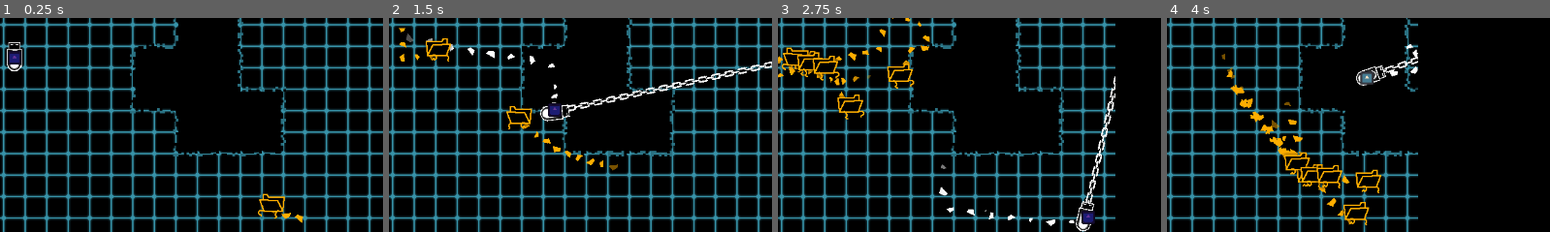
Above: before the commit, frames 1-4 (left to right).
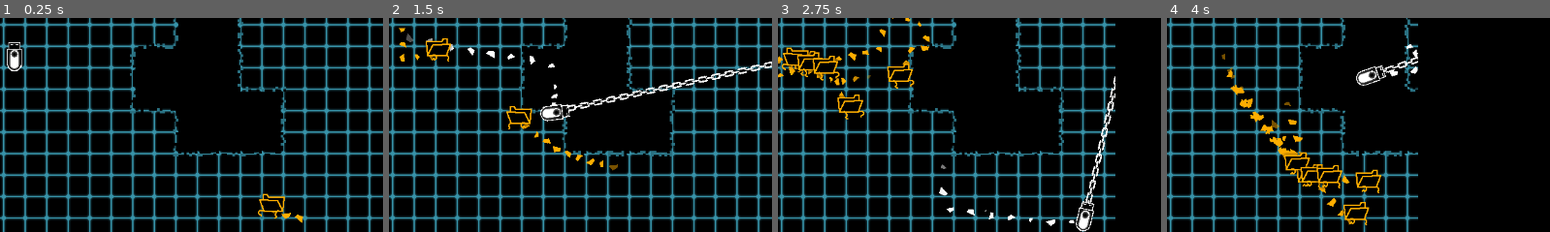
Above: after the commit, the same moments.

Repository: SomeSortOfSam/Hardest_Drive
Game: Godot game, scene res://scenes/gamplay.tscn
Two runs of this game, one before a commit and one after it. Both use one fixed random seed, a clock stepped at 60 frames per second and the inputs below. The engine's default icon, where the game draws it, is replaced by a stand-in: a white triangle on a blue panel in a dark square. Sound files missing from this copy of the repository are replaced by a short silence.
Inputs (mouse positions are % of the whole screen's width and height, from its top left):
- Up to frame 1 (0.25 s): no input
- Up to frame 2 (1.5 s): move the mouse to (72, 45) at 0.52 s; hold D (player_right) 0.53-1.28 s; click (72, 45) at 0.67 s; move the mouse to (30, 55) at 1.27 s; hold S (player_down) from 1.28 s (still down); click (30, 55) at 1.42 s
- Up to frame 3 (2.75 s): move the mouse to (60, 27) at 2.02 s; release S (player_down) at 2.03 s; hold D (player_right) from 2.03 s (still down); click (60, 27) at 2.17 s
- Up to frame 4 (4 s): move the mouse to (45, 70) at 2.77 s; release D (player_right) at 2.78 s; hold W (player_up) 2.78-3.53 s; click (45, 70) at 2.92 s; move the mouse to (80, 65) at 3.52 s; hold A (player_left) from 3.53 s (still down); click (80, 65) at 3.67 s
The pictures show only the part of the screen within x 44-94%, y 41-91%; the shares and areas given below are measured in that part.

The runs differ from the first frame. In frame 1, 0.2% of the frame differs, in the area x 2-6%, y 15-22%; in frame 2, 0.2%; in frame 3, 0.2%, in the area x 79-83%, y 90-97%; in frame 4, 0.2%.

Commit message:
Fixed that player could trap self in aspect ratio

Diff:
--- a/scenes/gamplay.tscn
+++ b/scenes/gamplay.tscn
@@ -1113,4 +1113,5 @@
 [node name="EnemySpawner9" parent="." instance=ExtResource("6_yhgw7")]
 position = Vector2(291, 93)
 
+[connection signal="pull_failed" from="." to="TileMap/Player" method="stop_harpoon"]
 [connection signal="player_pull_requested" from="Camera2D/LetterboxCollider" to="." method="_on_letterbox_collider_player_pull_requested"]
--- a/scenes/player.tscn
+++ b/scenes/player.tscn
@@ -7,7 +7,6 @@
 [ext_resource type="Texture2D" uid="uid://bmosig3ogd0pl" path="res://assets/chain.png" id="3_6sanu"]
 [ext_resource type="Texture2D" uid="uid://u8hxjcct1lw3" path="res://assets/drive_toggle.png" id="4_up6xg"]
 [ext_resource type="Texture2D" uid="uid://bq4w6aoshfec0" path="res://assets/ParticleLine.png" id="5_srnni"]
-[ext_resource type="Texture2D" uid="uid://bakv4suv6mptr" path="res://icon.svg" id="8_1yueg"]
 
 [sub_resource type="Gradient" id="Gradient_e2cr0"]
 offsets = PackedFloat32Array(0.814815, 1)
@@ -339,11 +338,6 @@
 [node name="CollisionShape2D" type="CollisionShape2D" parent="TileMapCheck"]
 shape = SubResource("CircleShape2D_hcu1o")
 
-[node name="Sprite2D" type="Sprite2D" parent="TileMapCheck"]
-position = Vector2(-3.8147e-06, 0.999996)
-scale = Vector2(0.15625, 0.15625)
-texture = ExtResource("8_1yueg")
-
 [connection signal="area_entered" from="HitBox" to="." method="_on_hit_box_area_entered"]
 [connection signal="body_entered" from="TileMapCheck" to="." method="_on_tile_map_check_body_entered"]
 [connection signal="body_exited" from="TileMapCheck" to="." method="_on_tile_map_check_body_exited"]
--- a/scripts/border_camera.gd
+++ b/scripts/border_camera.gd
@@ -12,6 +12,7 @@
 var minimum_inner_rect : Rect2
 var inner_rect : Rect2
 
+signal pull_failed
 
 func _ready():
 	call_deferred("call_deferred","recalculate_offsets")
@@ -94,13 +95,23 @@
 	direction = deg_to_rad(round(rad_to_deg(direction)))
 	var side_index : int = direction/(PI/2)
 
-	inner_rect = inner_rect.grow_side(side_index,-tile_map.tile_set.tile_size.x)
-	inner_rect = inner_rect.grow_side((side_index + 2) % 4,-tile_map.tile_set.tile_size.x)
+	var proposed_inner_rect = inner_rect
 
-	inner_rect = inner_rect.grow_side((side_index + 1) % 4,tile_map.tile_set.tile_size.x)
-	inner_rect = inner_rect.grow_side((side_index + 3) % 4,tile_map.tile_set.tile_size.x)
+	proposed_inner_rect = proposed_inner_rect.grow_side(side_index,-tile_map.tile_set.tile_size.x)
+	proposed_inner_rect = proposed_inner_rect.grow_side((side_index + 2) % 4,-tile_map.tile_set.tile_size.x)
 
-	inner_rect = minimum_inner_rect.intersection(inner_rect)
+	proposed_inner_rect = proposed_inner_rect.grow_side((side_index + 1) % 4,tile_map.tile_set.tile_size.x)
+	proposed_inner_rect = proposed_inner_rect.grow_side((side_index + 3) % 4,tile_map.tile_set.tile_size.x)
 
-	assert(rect.encloses(inner_rect))
+	if proposed_inner_rect.size.x <= 0 or proposed_inner_rect.size.y <= 0:
+		print(pull_failed.get_connections())
+		pull_failed.emit()
+		return
+
+	proposed_inner_rect = minimum_inner_rect.intersection(proposed_inner_rect)
+
+	assert(rect.encloses(proposed_inner_rect))
+
+	inner_rect = proposed_inner_rect
+
 	recalculate_border()
--- a/scripts/player.gd
+++ b/scripts/player.gd
@@ -92,7 +92,6 @@
 		pull_requested.connect(harpoon_target._on_player_pull_requested)
 
 func pull_harpoon():
-	pull_requested.emit(harpoon_direction)
 	var rotation = harpoon_direction
 	if rotation < 0:
 		rotation = TAU + rotation
@@ -107,6 +106,7 @@
 	harpoon_tween.tween_method(func(percent : float): chain.points[0] = lerp(to_local(current),to_local(target),percent),0.0,1.0,.2)
 	harpoon_tween.tween_callback(while_harpoon_out.bind(target))
 	animator.play("Pull")
+	pull_requested.emit(harpoon_direction)
 
 func add_hit_fx():
 	harpoon_hit.position = chain.points[0]
@@ -122,20 +122,24 @@
 	harpoon_tween.set_loops()
 
 func stop_harpoon():
-	if harpoon_tween:
-		var playback_position = audio.get_playback_position()
-		audio.stream = droneless_track
-		audio.play(playback_position)
-		if harpoon_target and pull_requested.is_connected(harpoon_target._on_player_pull_requested):
-			pull_requested.disconnect(harpoon_target._on_player_pull_requested)
-		harpoon_tween.kill()
-		harpoon_tween = create_tween()
-		harpoon_tween.tween_method(func(vec : Vector2): chain.points[0] = vec,chain.points[1],Vector2.ZERO,.1)
-		harpoon_tween.tween_callback(func(): harpoon_tween = null)
-		animator.play("HarpoonIn")
-		var angle_to_mouse = get_global_mouse_position().angle_to_point(global_position) - PI/2
-		var target_rotation : float = snapped(angle_to_mouse,PI/2)
-		harpoon_tween.tween_callback(start_rotation_tween.bind(target_rotation))
+	if !harpoon_tween:
+		print("Ha ha!")
+		return
+
+	var playback_position = audio.get_playback_position()
+	audio.stream = droneless_track
+	audio.play(playback_position)
+	if harpoon_target and pull_requested.is_connected(harpoon_target._on_player_pull_requested):
+		pull_requested.disconnect(harpoon_target._on_player_pull_requested)
+	harpoon_tween.kill()
+	harpoon_tween = create_tween()
+	harpoon_tween.tween_method(func(vec : Vector2): chain.points[0] = vec,chain.points[1],Vector2.ZERO,.1)
+	harpoon_tween.tween_callback(func(): harpoon_tween = null)
+	animator.play("HarpoonIn")
+	var angle_to_mouse = get_global_mouse_position().angle_to_point(global_position) - PI/2
+	var target_rotation : float = snapped(angle_to_mouse,PI/2)
+	harpoon_tween.tween_callback(start_rotation_tween.bind(target_rotation))
+
 
 func _on_hit_box_area_entered(area : Area2D):
 	velocity += (global_position - area.global_position).normalized() * SPEED * 10
Not shown: 1 places in scenes/player.tscn that only renumber resources
